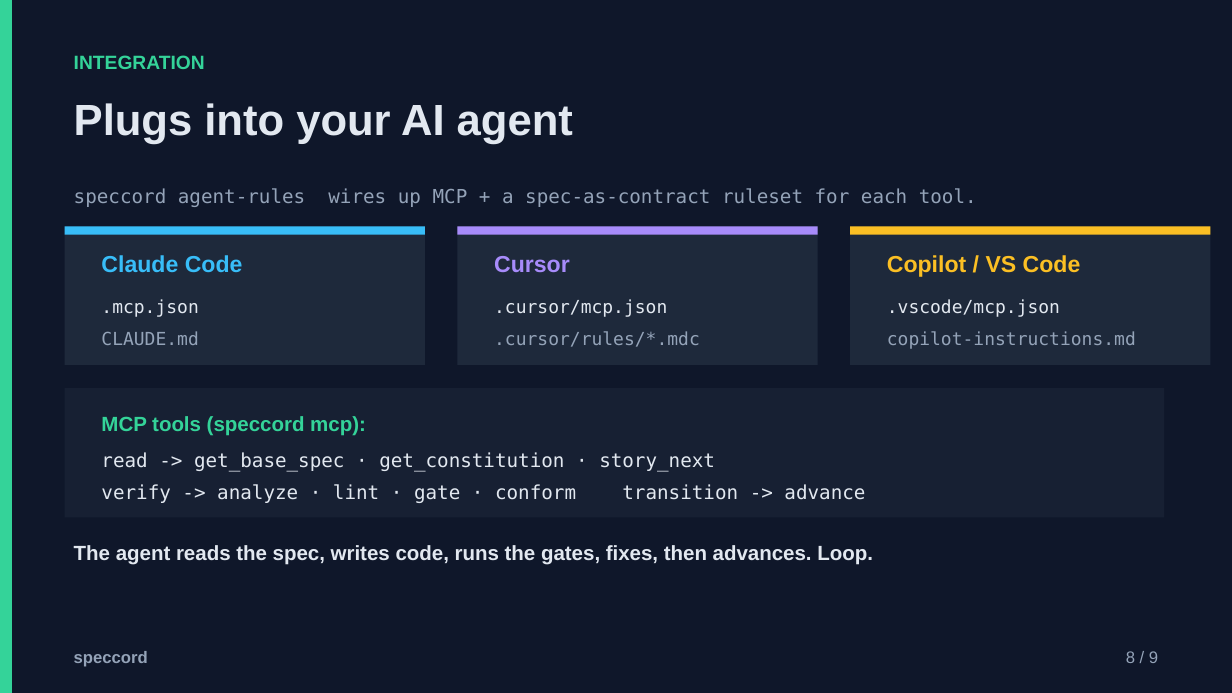
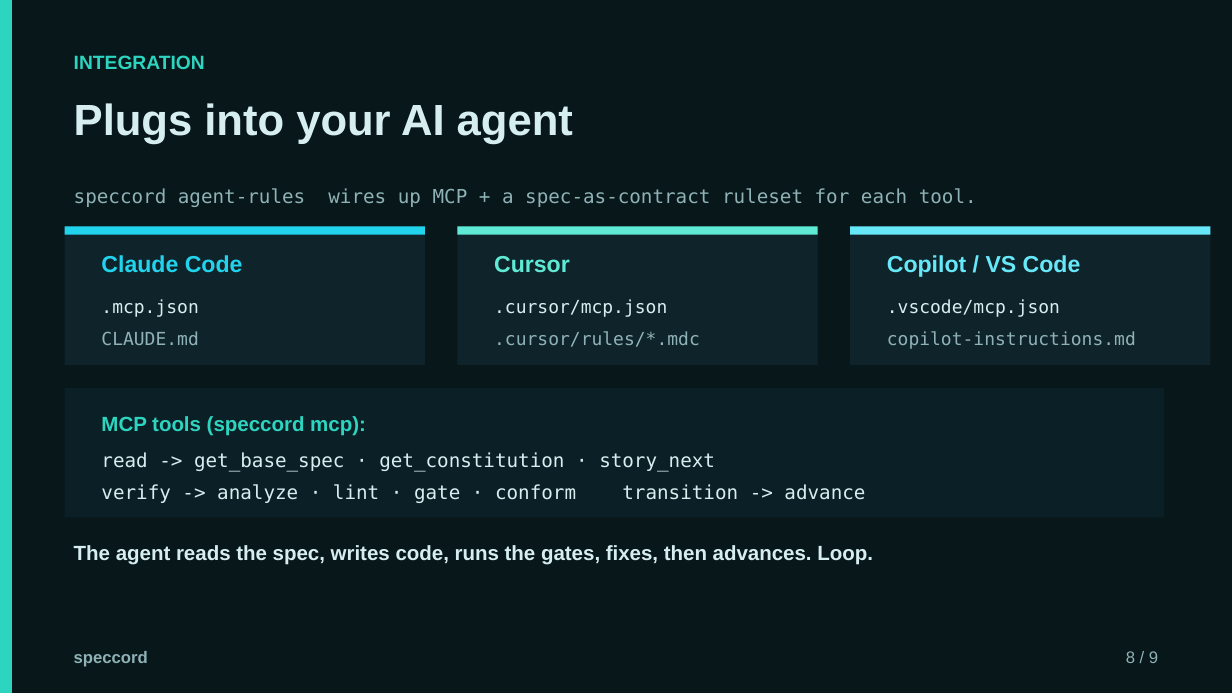
Before and after one commit to krishnachaitanyap/speccord, a slide deck: slide 8 of docs/speccord-deck.pptx. Drawn at 1232x693 pixels with LibreOffice and Linux fonts; fonts in the diff are those of the drawing. Boxes give left, top, right and bottom in pixels: in the first picture for what was removed or moved away, otherwise in the second. Text is boxed around its words. In the diff, an @@ line names an element or a change of style, - is before the commit and + after.

```diff
--- a/docs/speccord-deck.pptx
+++ b/docs/speccord-deck.pptx
@@ background #0F172A to #07171A @@
@@ rectangle at <box>0,0,12,693</box>: fill #34D399 to #2DD4BF @@
@@ text "INTEGRATION" at <box>74,55,205,69</box>: text colour #34D399 to #2DD4BF @@
@@ rectangle at <box>65,226,425,235</box>: fill #38BDF8 to #22D3EE @@
@@ rectangle at <box>457,226,818,235</box>: fill #A78BFA to #5EEAD4 @@
@@ fill #1E293B to #0F242A in 3 elements at <box>65,226,425,365</box>, <box>457,226,818,365</box>, <box>850,226,1211,365</box> @@
@@ rectangle at <box>850,226,1211,235</box>: fill #FBBF24 to #67E8F9 @@
@@ text "Claude Code" at <box>101,255,243,272</box>: text colour #38BDF8 to #22D3EE @@
@@ text "Cursor" at <box>494,256,570,272</box>: text colour #A78BFA to #5EEAD4 @@
@@ text "Copilot / VS Code" at <box>887,255,1081,277</box>: text colour #FBBF24 to #67E8F9 @@
@@ rectangle at <box>65,388,1165,518</box>: fill #172033 to #0B2026 @@
@@ text "MCP tools (speccord mcp):" at <box>101,416,366,436</box>: text colour #34D399 to #2DD4BF @@
@@ text colour #E2E8F0 to #D6EEF0 in 5 elements at <box>74,103,573,144</box>, <box>101,299,198,317</box>, <box>494,299,667,317</box>, <box>887,299,1060,317</box>, <box>74,545,873,565</box> @@
@@ text colour #94A3B8 to #8FB2B6 in 6 elements at <box>74,188,977,207</box>, <box>101,331,198,345</box>, <box>494,331,700,347</box>, <box>887,331,1136,349</box>, <box>74,651,148,667</box>, <box>1126,651,1158,663</box> @@
```
Also in this commit, not shown: 8 other slides changed, 18 other files.
